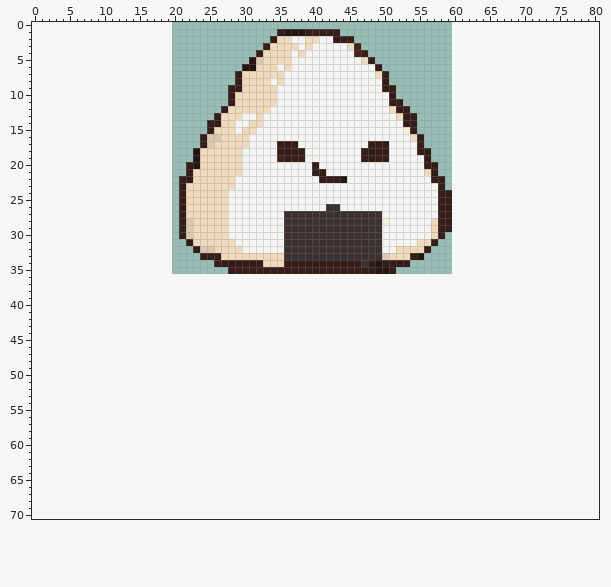
Pixel-art file: final/v2/art/src/ase/belt/items/onigiri-happy.ase. The picture above was drawn from the file before the commit.
40x36 pixels, 1 frame. The old version is drawn lined up with the new one, on the new canvas.
Now the later version:
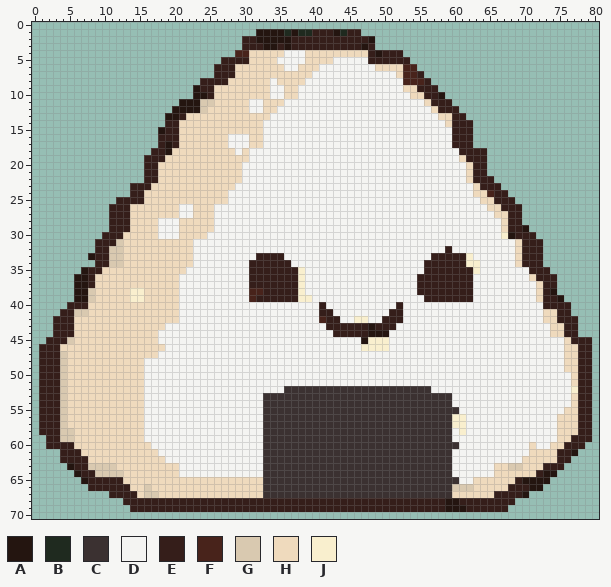
Palette (. is transparent): A #241510  B #1f2a1f  C #3b3131  D #f4f4f2  E #351e1a  F #48231b  G #d9c9b0  H #efdabd  J #f9efce
Change:
canvas 40x36 -> 81x71, the old top-left corner now at 20,0
Changed rows in their new state; - is an unchanged pixel.
first column x 1:
 1 -------------------------------AAAAB-BB---ABEE---------------------------------
 2 -----------------------------EEAAAAAEEEEEE---EEA-------------------------------
 3 -----------------------------EEEAAEAEEEEEEEEEEAE-------------------------------
 4 ----------------------------FFHH---D-DHHHHHHHHHEAEEE---------------------------
 5 --------------------------EEEEHH--DD--HHHH----D-EEEEE--------------------------
 6 -------------------------EEEHHH---HD-HHH--------HHHHFF-------------------------
 7 -------------------------EEEH------HHHH---------DDDHFFE------------------------
 8 -----------------------EEEEHH------HHH-----------DDDFFFE-----------------------
 9 ----------------------AEEHHHH----D-HH------------DDDHHEEE----------------------
10 ----------------------AAEHHH-----D-HH-------------DDDHHEEA---------------------
11 --------------------AAAGGHHH--DD--H---------------DDDDDHEEE--------------------
12 -------------------AAAAGHHH---DD-H----------------DDDDDDHEEE-------------------
13 ------------------AAEHHHHH---HH-H------------------DDDDDDHHEE------------------
14 ------------------EEHHHHHH--HH----------------------DDDDDDHEEE-----------------
15 -----------------AEEHHHHH---H--H--------------------DDDDDDDEEE-----------------
16 -----------------EEEHHHHHH-DDDHH---------------------DDDDDDEEE-----------------
17 -----------------EAEHHHHH--DDDHH--DDD----------DDD----DDDDDEEE-----------------
18 ----------------EEAHHHH-----DH----DDDD--------DDDD----DDDDDDEEEE---------------
19 ---------------EEEHHHHH------H----DDDD--------DDDD-----DDDDDHEEE---------------
20 ---------------EEHHHHHH----------------D---------------DDDDDDHEE---------------
21 ---------------EEHHHHH-----------------DD--------------DDDDDDHEE---------------
22 ---------------EEHHHHH------H-----------DDDD------------DDDDDHEEE--------------
23 -------------EEEHHHHH------------------------------------DDDDDHEEE-------------
24 -------------EEHHHHHH------------------------------------DDDDDHHFEE------------
25 -----------EEEEHHHHHH------------------------------------DDDDDDHHEEE-----------
26 ----------EEEHHHHHHHDD---DD--------------DD--------------DDDDDDDHHEEE----------
27 ----------EEEHHHHHHHDD---DD--------DDDDDDDDDDDDDD--------DDDDDDDDHHEE----------
28 ----------EEEHHHHDDDHH---DD--------DDDDDDDDDDDDDDD------DDDDDDDDDDHEE----------
29 ----------EEEHHHHDDDHH---DD--------DDDDDDDDDDDDDD-------DDDDDDDDDDHEEA---------
30 ---------EEEHHHHHDDDHH--DDD--------DDDDDDDDDDDDDD-------DDDDDDDDDDJAEEE--------
31 --------EEEGHHHHHHHHHHDDDDDD-------DDDDDDDDDDDDDD-----DDDDDDDDDDDDDDHEEE-------
32 --------EEGGHHHHHHHHHHDDDDDDD------DDDDDDDDDDDDDD--DDDDDDDEDDDDDDDDDHEEE-------
33 -------AEEGGHHHHHHHHHHDDDDDDDDDEEEEDDDDDDDDDDDDDDDDDDDDDEEEEEJDDDDDDHEEE-------
34 --------EEGGHHHHHHHHHHDDDDDDDD--EEE-DDDDDDDDDDDDDDDDDDDEEEEEEJJDDDDDHEEE-------
35 ------AEEHHHHHHHHHHHHDDDDDDDDD-------JDDDDDDDDDDDDDDDDDEEEEEEEJDDDDDDDEEE------
36 -----AAEHHHHHHHHHHHHDDDDDDDDDDEEEEEEEJDDDDDDDDDDDDDDDDEEEEEEEEDDDDDDDDHEEE-----
37 -----AAEHHHHHHHHHHHHDDDDDDDDDDEEEEEEEJDDDDDDDDDDDDDDDDEEEEEEEEDDDDDDDDDHEE-----
38 -----AAGHHHHHJJHHHHHDDDDDDDDDDFFEEEEEJDDDDDDDDDDDDDDDDEEEEEEEEDDDDDDDDDHEA-----
39 -----AAGHHHHHJJHHHHHDDDDDDDDDDFEEEEEEJJDDDDDDDDDDDDDDDDEEEEEEEDDDDDDDDDHEEA----
40 ----EEEHHHHHHHHHHHHHDDDDDDDDDDDDDDDDDDDDEDDDDDDDDDDEDDDDDDDDDDDDDDDDDDDDEEEE---
41 ---EEGGHHHHHHHHHHHHHDDDDDDDDDDDDDDDDDDDDEEDDDDDDDDEEDDDDDDDDDDDDDDDDDDDDHHEE---
42 --EEEHHHHHHHHHHHHHHHDDDDDDDDDDDDDDDDDDDDFEEDDJJDDEEEDDDDDDDDDDDDDDDDDDDDHHEEE--
43 --EEEHHHHHHHHHHHHHDDDDDDDDDDDDDDDDDDDDDDDEEEEEEAEEEDDDDDDDDDDDDDDDDDDDDDDHHEE--
44 --EEEHHHHHHHHHHHHDDDDDDDDDDDDDDDDDDDDDDDDDEEEEEAAADDDDDDDDDDDDDDDDDDDDDDDHHEE--
45 -EEEGHHHHHHHHHHHHDDDDDDDDDDDDDDDDDDDDDDDDDDDDDAJJJDDDDDDDDDDDDDDDDDDDDDDDDDHEEE
46 EEEHHHHHHHHHHHHHHHDDDDDDDDDDDDDDDDDDDDDDDDDDDDJJJJDDDDDDDDDDDDDDDDDDDDDDDDDHHEE
47 EEEGHHHHHHHHHHHHHDDDDDDDDDDDDDDDDDDDDDDDDDDDDDDDDDDDDDDDDDDDDDDDDDDDDDDDDDDHHEE
48 EEEGHHHHHHHHHHHDDDDDDDDDDDDDDDDDDDDDDDDDDDDDDDDDDDDDDDDDDDDDDDDDDDDDDDDDDDDHHEE
49 EEEGHHHHHHHHHHHDDDDDDDDDDDDDDDDDDDDDDDDDDDDDDDDDDDDDDDDDDDDDDDDDDDDDDDDDDDDHHEE
50 EEEGHHHHHHHHHHHDDDDDDDDDDDDDDDDDDDDDDDDDDDDDDDDDDDDDDDDDDDDDDDDDDDDDDDDDDDDDHEE
51 EEEGHHHHHHHHHHHDDDDDDDDDDDDDDDDDDDDDDDDDDDDDDDDDDDDDDDDDDDDDDDDDDDDDDDDDDDDDHEE
52 EEEGHHHHHHHHHHHDDDDDDDDDDDDDDDDDDDDCCCCCCCCCCCCCCCCCCCCCDDDDDDDDDDDDDDDDDDDDJEE
53 EEEGHHHHHHHHHHHDDDDDDDDDDDDDDDDDCCCCCCCCCCCCCCCCCCCCCCCCCCCDDDDDDDDDDDDDDDDDHEE
54 EEEGHHHHHHHHHHHDDDDDDDDDDDDDDDDDCCCCCCCCCCCCCCCCCCCCCCCCCCCDDDDDDDDDDDDDDDDDHEE
55 EEEGHHHHHHHHHHHDDDDDDDDDDDDDDDDDCCCCCCCCCCCCCCCCCCCCCCCCCCCCDDDDDDDDDDDDDDDHHEE
56 EEEGHHHHHHHHHHHDDDDDDDDDDDDDDDDDCCCCCCCCCCCCCCCCCCCCCCCCCCCJJDDDDDDDDDDDDDHHHEE
57 EEEGHHHHHHHHHHHDDDDDDDDDDDDDDDDDCCCCCCCCCCCCCCCCCCCCCCCCCCCJJDDDDDDDDDDDDDHHHEE
58 EEEGGHHHHHHHHHHDDDDDDDDDDDDDDDDDCCCCCCCCCCCCCCCCCCCCCCCCCCCDJDDDDDDDDDDDDDHHHEE
59 -EEGGHHHHHHHHHHDDDDDDDDDDDDDDDDDCCCCCCCCCCCCCCCCCCCCCCCCCCCDDDDDDDDDDDDDDDHHEEE
60 -EEEEHHHHHHHHHHHDDDDDDDDDDDDDDDDCCCCCCCCCCCCCCCCCCCCCCCCCCCCDDDDDDDDDDHDDHHEEE-
61 ---EEEHHHHHHHHHHHDDDDDDDDDDDDDDDCCCCCCCCCCCCCCCCCCCCCCCCCCCDDDDDDDDDDDHHHHEEA--
62 ---EEEEHHHHHHHHHHHDDDDDDDDDDDDDDCCCCCCCCCCCCCCCCCCCCCCCCCCCDDDDDDDDDDHHHHHEE---
63 ----AEEGGGGHHHHHHHHHDDDDDDDDDDDDCCCCCCCCCCCCCCCCCCCCCCCCCCCDDDDDDHHGGHHHEEE----
64 -----AEEGGGGHHHHHHHHDDDDDDDDDDDDCCCCCCCCCCCCCCCCCCCCCCCCCCCDDDDDDHHHHHHEAA-----
65 ------AEEEEEHHHHHHHHHHHHHHHHHHHHCCCCCCCCCCCCCCCCCCCCCCCCCCCCDDHHHHHHEAAAA------
66 -------EEEEEEHHGHHHHHHHHHHHHHHHHCCCCCCCCCCCCCCCCCCCCCCCCCCCGGGHHHHHEEEAA-------
67 ----------EEEEHGGHHHHHHHHHHHHHHHCCCCCCCCCCCCCCCCCCCCCCCCCCCHHHHHHEEEEA---------
68 ------------EEEEEEEEEEEEEEEEEEEEEEEEEEEEEEEEEEEEEEEEEEEEEEAAEEEEEEEE-----------
69 -------------EEEEEEEEEEEEEEEEEEEEEEEEEEEEEEEEEEEEEEEEEEEEEAAAEEEEEE------------
